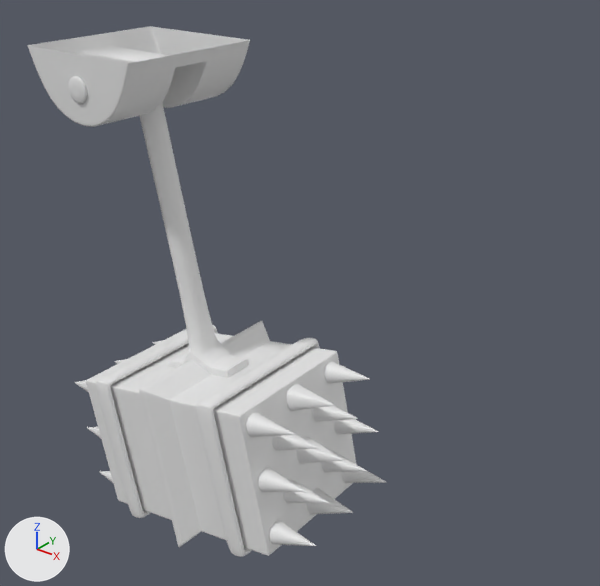
The FBX model Assets/Modelos/Trampas/martillo.fbx, before and after one commit.
Both versions are drawn from a 50 mm camera at (8.13, -7.03, 8.37) aimed at (2.25, 0.32, 3.81). The lights are fixed; the arrows at lower left show +X, +Y and +Z. Where no turn or scale is listed for an object, it has been applied to the vertices.
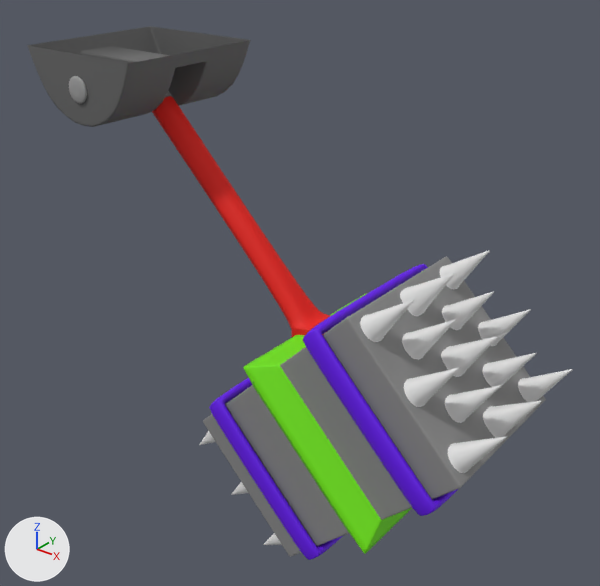
Boxes [x1, y1, x2, y2] around the edits, measured in the pictures (600 x 586 px):
```json
{"object": "Cube", "change": "recoloured, turned", "before": [74, 103, 386, 556], "after": [152, 91, 573, 557]}
{"object": "Cube.001", "change": "recoloured, turned", "before": [96, 325, 320, 557], "after": [210, 264, 458, 560]}
{"object": "Cylinder", "change": "recoloured", "before": [27, 26, 250, 127], "after": [27, 26, 250, 127]}
{"object": "Cylinder.003", "change": "turned", "before": [69, 76, 87, 104], "after": [69, 76, 87, 104]}
{"part": 1, "of": "me_cube_006", "change": "recoloured", "before": [86, 329, 357, 556], "after": [203, 256, 573, 557]}
{"part": 2, "of": "me_cube_006", "change": "recoloured", "before": [151, 103, 164, 112], "after": [165, 91, 172, 97]}
{"part": 3, "of": "me_cube_006", "change": "recoloured", "before": [140, 109, 249, 378], "after": [152, 96, 330, 337]}
{"part": 4, "of": "me_cube_006", "change": "recoloured", "before": [139, 321, 270, 547], "after": [243, 293, 412, 554]}
```

Edits to the scene script, one JSON object a line:
```json
{"op": "add", "block": "mat_material_005", "code": ["mat_material_005 = principled_material('Material.005')", "mat_material_005.base_color = (0.122, 0.0, 0.8)  # purple #6200e7", "mat_material_005.roughness = 0.69"]}
{"op": "add", "block": "mat_material_003", "code": ["mat_material_003 = principled_material('Material.003')", "mat_material_003.base_color = (0.246, 0.246, 0.246)  # grey #888888", "mat_material_003.roughness = 0.69"]}
{"op": "add", "block": "mat_material_006", "code": ["mat_material_006 = principled_material('Material.006')", "mat_material_006.base_color = (0.8, 0.00564, 0.0)  # red #e71100", "mat_material_006.roughness = 0.69"]}
{"op": "add", "block": "mat_material_004", "code": ["mat_material_004 = principled_material('Material.004')", "mat_material_004.base_color = (0.8, 0.8, 0.8)  # white #e7e7e7", "mat_material_004.roughness = 0.69"]}
{"op": "add", "block": "mat_material_007", "code": ["mat_material_007 = principled_material('Material.007')", "mat_material_007.base_color = (0.162, 0.8, 0.0)  # green #70e700", "mat_material_007.roughness = 0.69"]}
{"op": "add", "block": "mat_material_001", "code": ["mat_material_001 = principled_material('Material.001')", "mat_material_001.base_color = (0.133, 0.133, 0.133)  # dark grey #666666", "mat_material_001.roughness = 0.69"]}
{"block": "me_cube_007", "where": "me_cube_007.from_pydata(...)  # 2560 vertices, 2560 faces; spans x -0.75..0.75, y -1.13..1.13, z -1.13..1.13"}
{"op": "add", "block": "me_cube_007", "code": "me_cube_007.materials.append(mat_material_005)  # purple #6200e7"}
{"block": "me_cube_006", "where": "me_cube_006.from_pydata(...)  # 21191 vertices, 21168 faces; spans x -1.42..1.42, y -1.21..1.21, z -1.21..5.14"}
{"block": "me_cube_006", "where": "# used by ob_cube; parent = ob_cylinder_003; location = (0.0, -4.915, 0.0); rotation_euler = (-1.571, 0.0, 0.0), in degrees (-90, 0, 0); scale = (1.52, 0.955, 0.988)"}
{"block": "me_cube_006", "change": "me_cube_006 part 1: 11344 of the faces centred in x -1.42..1.42, y -1.0..1.0, z -1.0..1.0 switch from no material to mat_material_003 (grey #888888)"}
{"block": "me_cube_006", "change": "me_cube_006 part 2: 128 of the faces centred in x -0.11..0.11, y -0.17..0.17, z 4.71..5.13 switch from no material to mat_material_003 (grey #888888)"}
{"block": "me_cube_006", "change": "me_cube_006 part 3: 1920 of the faces centred in x -0.39..0.39, y -0.25..0.25, z 1.0..4.25 switch from no material to mat_material_006 (red #e71100)"}
{"block": "me_cube_006", "change": "me_cube_006 part 4: 2176 of the faces centred in x -0.19..0.19, y -1.19..1.19, z -1.19..1.19 switch from no material to mat_material_007 (green #70e700)"}
{"op": "add", "block": "me_cube_006", "code": "me_cube_006.materials.append(mat_material_004)  # white #e7e7e7"}
{"block": "me_cylinder_005", "where": "me_cylinder_005.from_pydata(...)  # 277 vertices, 238 faces; spans x -0.93..0.93, y -1.0..1.0, z -0.84..0.0"}
{"op": "add", "block": "me_cylinder_005", "code": "me_cylinder_005.materials.append(mat_material_001)  # dark grey #666666"}
{"op": "set", "path": "ob_cylinder_003.rotation_euler", "old": "(1.571, -0.219, 0.0)", "new": "(1.571, -0.785, 0.0)", "note": "degrees (90, -13, 0) -> degrees (90, -45, 0)"}
```
